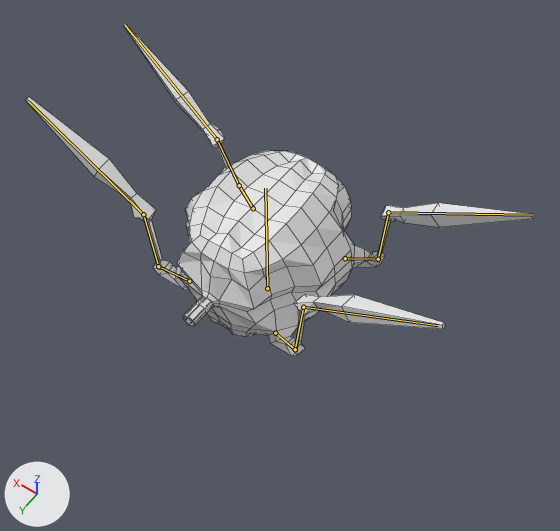
Before and after pictures for a commit that changed the Blender file blender/spider_enemy.blend.
Camera for both pictures: a camera (50 mm lens) standing at (-2.88, 3.82, 6.51) and looking at (-0.29, 0.19, 0.81). Lighting does not change. The marker at lower left points along +X, +Y and +Z. The bones that bend it are drawn over the model as lines. Mesh edges are drawn as thin lines.
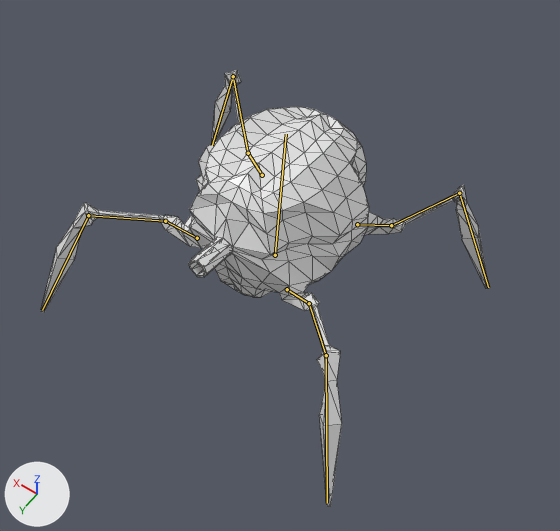
The newer file adds an action. The first version stands in its rest pose; the second is drawn at frame 6 of the action 'Firing'.

Location of each change, [x1, y1, x2, y2] in pixels of the pictures (560 x 531 px):
'Cube', posed (12% narrower, 32% taller): before [26, 24, 534, 356]; after [41, 70, 489, 507]
bone 'Bone', root to tip: before (267, 288) to (265, 188); after (275, 255) to (286, 134)

Patch to the scene script:
```diff
--- a/blender/spider_enemy.blend.py
+++ b/blender/spider_enemy.blend.py
@@ bone_joint_f_control_r @@
 bone_joint_f_control_r = bpy.data.objects['Armature'].pose.bones['Joint.F.Control.R']
-bone_joint_f_control_r.location = (0.0, 0.0, 0.0)
+bone_joint_f_control_r.location = (0.083, 0.359, 0.471)
@@ bone_joint_b_control_r @@
 bone_joint_b_control_r = bpy.data.objects['Armature'].pose.bones['Joint.B.Control.R']
-bone_joint_b_control_r.location = (0.0, 0.0, 0.0)
+bone_joint_b_control_r.location = (-0.616, 0.359, 0.471)
@@ bone_bone @@
 bone_bone = bpy.data.objects['Armature'].pose.bones['Bone']
-bone_bone.location = (0.0, 0.0, 0.0)
-bone_bone.rotation_quaternion = (1.0, 0.0, 0.0, 0.0)  # degrees (0, 0, 0)
+bone_bone.location = (-0.139, 0.418, 0.0)
+bone_bone.rotation_quaternion = (0.998, 0.0, 0.0, 0.058)  # degrees (0, 0, 7)
@@ bone_leg_f_control_r @@
 bone_leg_f_control_r = bpy.data.objects['Armature'].pose.bones['Leg.F.Control.R']
-bone_leg_f_control_r.location = (0.0, 0.0, 0.0)
+bone_leg_f_control_r.location = (0.69, -1.97, -0.591)
@@ bone_leg_b_control_r @@
 bone_leg_b_control_r = bpy.data.objects['Armature'].pose.bones['Leg.B.Control.R']
-bone_leg_b_control_r.location = (0.0, 0.0, 0.0)
+bone_leg_b_control_r.location = (-0.577, -1.962, 0.54)
@@ bone_joint_f_control_l @@
 bone_joint_f_control_l = bpy.data.objects['Armature'].pose.bones['Joint.F.Control.L']
-bone_joint_f_control_l.location = (0.0, 0.0, 0.0)
+bone_joint_f_control_l.location = (-0.083, 0.359, 0.584)
@@ bone_joint_b_control_l @@
 bone_joint_b_control_l = bpy.data.objects['Armature'].pose.bones['Joint.B.Control.L']
-bone_joint_b_control_l.location = (0.0, 0.0, 0.0)
+bone_joint_b_control_l.location = (0.624, 0.359, 0.584)
@@ bone_leg_f_control_l @@
 bone_leg_f_control_l = bpy.data.objects['Armature'].pose.bones['Leg.F.Control.L']
-bone_leg_f_control_l.location = (0.0, 0.0, 0.0)
+bone_leg_f_control_l.location = (-0.713, -1.97, -0.524)
@@ bone_leg_b_control_l @@
 bone_leg_b_control_l = bpy.data.objects['Armature'].pose.bones['Leg.B.Control.L']
-bone_leg_b_control_l.location = (0.0, 0.0, 0.0)
+bone_leg_b_control_l.location = (0.512, -1.96, 0.57)
```
